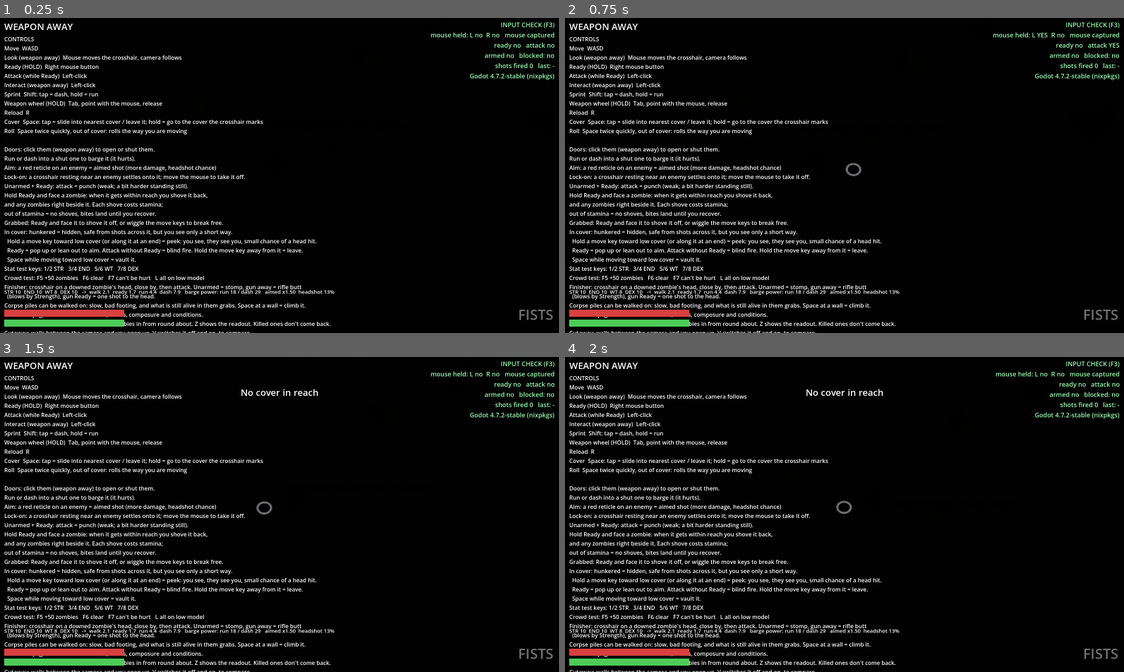
Above: before the commit, frames 1-4 (two rows, left to right).
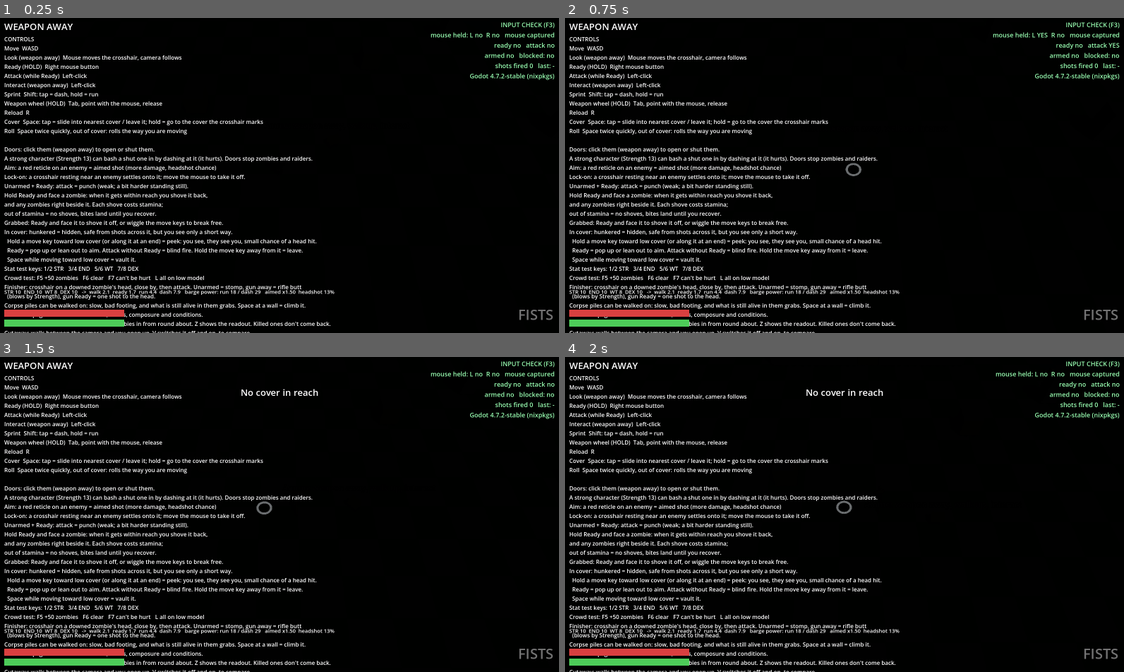
Above: after the commit, the same moments.

Repository: RuneTV64/twinsticksofdepth
Game: Godot game, scene res://main.tscn
The game is run twice, just before and just after one commit, with the same random seed, the same clock (stepped at 60 frames per second) and the same inputs.
Inputs (mouse positions are in pixels of both pictures, inside the frame that each line leads up to):
- Up to frame 1 (0.25 s): no input
- Up to frame 2 (0.75 s): tap Enter at 0.5 s; move the mouse to (878, 172) at 0.52 s; press the mouse at (878, 172) at 0.53 s; hold W (move_up) from 0.53 s (still down)
- Up to frame 3 (1.5 s): keep holding W (move_up); tap Space (cover) at 0.8, 1.35 s; move the mouse to (251, 514) at 1.27 s; release the mouse at (251, 514) at 1.28 s
- Up to frame 4 (2 s): keep holding W (move_up); click (816, 514) at 1.55 s

The runs differ from the first frame. In frame 1, 0.5% of the frame differs, in the area x 0-56%, y 43-46%; in frame 2, 0.5%; in frame 3, 0.5%; in frame 4, 0.5%.

Commit message:
Doors: only a bash opens one by force, and they stop zombies and raiders
Running into a door does nothing. A dash into it by a character with
Strength 13 or more bashes it (a stand-in for the ability to come). Shut
doors no longer give way to zombies or raiders.

Co-Authored-By: Claude Fable 5.2 <noreply@anthropic.com>
Claude-Session: https://claude.ai/code/session_016fBGAUWu2qzw7nE8geQqSy

Diff:
--- a/door.gd
+++ b/door.gd
@@ -3,10 +3,11 @@
 ## Hinged door. This node sits on the hinge; the panel runs along local +X.
 ## The collision body is a child of the hinge, so it swings with the door you see.
 ##  - Click it (interact, weapon away) to open or close it. Walking into it does nothing for the player
-##    (owner, 20 Nov 2026). Zombies and raiders still shoulder it open as they walk into it.
-##  - Run or dash into a shut door to barge it. Power = (STR + WT) x speed. If the power beats
+##    (owner, 20 Nov 2026). A shut door stops zombies and raiders.
+##  - Bashing: a character strong enough (Player.can_bash) dashes into a shut door. Running into it does
+##    nothing. Power = (STR + WT) x speed. If the power beats
 ##    the door's toughness it slams open, but it still hurts. If not, you bounce off and hurt more.
-##  - Locked doors won't open to a click. Barge them; every failed barge weakens them a bit.
+##  - Locked doors won't open to a click. Bash them; every failed bash weakens them a bit.
 
 @export var width := 1.6
 @export var height := 2.3
@@ -134,13 +135,14 @@
 
 func prompt_text(_p: Player) -> String:
 	if locked and is_shut():
-		return "Locked (barge it: run or dash into it)"
+		return "Locked (bash it: dash into it)" if _p.can_bash() else "Locked (you aren't strong enough to bash it in)"
 	return "Open door" if is_shut() else "Close door"
 
 
 func interact(p: Player) -> void:
 	if locked and is_shut():
-		p.show_status("Locked tight. Run or dash into it to barge it open.", 2.0)
+		p.show_status("Locked tight. Dash into it to bash it in." if p.can_bash()
+			else "Locked tight, and you aren't strong enough to bash it in.", 2.0)
 		return
 	_push_vel = 0.0
 	_has_target = true
--- a/enemy.gd
+++ b/enemy.gd
@@ -618,8 +618,10 @@
 				continue
 			var n := get_slide_collision(i).get_normal()
 			if col.has_meta("door"):
-				var door: Door = col.get_meta("door")
-				door.push(global_position, -Vector3(n.x, 0.0, n.z).normalized(), move_speed)
+				# A shut door stops it (owner, 20 Nov 2026). It presses on it like on a wall.
+				if kind == "shambler" and going.dot(-n) > 0.5:
+					pressed = true
+					_press_n = Vector3(n.x, 0.0, n.z).normalized()
 			elif kind == "shambler" and col is StaticBody3D and absf(n.y) < 0.5 and going.dot(-n) > 0.5:
 				pressed = true
 				_press_box = Cover.box_of(col)
--- a/hud.gd
+++ b/hud.gd
@@ -35,7 +35,7 @@
 
 const HELP_TAIL := """
 Doors: click them (weapon away) to open or shut them.
-Run or dash into a shut one to barge it (it hurts).
+A strong character (Strength 13) can bash a shut one in by dashing at it (it hurts). Doors stop zombies and raiders.
 Aim: a red reticle on an enemy = aimed shot (more damage, headshot chance)
 Lock-on: a crosshair resting near an enemy settles onto it; move the mouse to take it off.
 Unarmed + Ready: attack = punch (weak; a bit harder standing still).
--- a/main.gd
+++ b/main.gd
@@ -385,7 +385,7 @@
 
 	_sign(Vector3(3, 1.6, 4), "Ammo: weapon away, walk up, interact")
 	_sign(Vector3(0, 3.2, -9.6), "Click the door to open it")
-	_sign(Vector3(7.6, 3.2, -16), "Locked: dash into it")
+	_sign(Vector3(7.6, 3.2, -16), "Locked: bash it (Strength 13, dash)")
 	_sign(Vector3(-15, 3.0, 2), "Dummies")
 	_sign(Vector3(20, 3.0, 0), "Shamblers")
 	_sign(Vector3(0, 3.4, -38), "Cul-de-sac ahead: ammo is in some of the houses")
--- a/player.gd
+++ b/player.gd
@@ -10,7 +10,7 @@
 ##    pops you out to aim; attack without Ready fires blind. See the Cover section below and cover.gd.
 ##  READY (hold right-click / Q): the mouse sets facing, the camera
 ##    leads toward the aim point. Attack button attacks. Slower, no running (dash still works).
-## Doors: click one (weapon away) to open or close it; run or dash into a shut one to barge it.
+## Doors: click one (weapon away) to open or close it. A strong character can bash a shut one in by dashing at it.
 
 # ---------- Stats ----------
 # The character sheet (character_sheet.gd) holds the attributes, needs, composure and conditions. There is no
@@ -155,6 +155,7 @@
 @export var shot_cam_kick := 0.3        # meters the camera jolts back per shot
 @export var shot_noise_range := 30.0    # meters; enemies this close hear a shot and come looking
 @export var barge_noise_range := 14.0   # ... a door barged
+@export var bash_strength := 13.0       # Strength needed to bash a door in (stands in for the ability to come)
 @export var stomp_noise_range := 5.0    # ... a skull stomped or clubbed
 @export var bash_damage := 12.0
 
@@ -1554,10 +1555,17 @@
 			continue
 		into = into.normalized()
 		var spd := pre_vel.dot(into)
-		if spd >= barge_min_speed and _barge_cd <= 0.0 and door.is_shut():
+		# Only a bash opens a door by force: a dash into it, by someone strong enough. Running into one does
+		# nothing. (Bashing is to become an ability strong characters unlock or learn; Strength stands in for it.)
+		if _dash_t > 0.0 and can_bash() and spd >= barge_min_speed and _barge_cd <= 0.0 and door.is_shut():
 			_barge(door, spd, into)
 			return
 		# (Walking into a door no longer pushes it: you open and close doors by clicking them. Owner, 20 Nov 2026.)
+
+
+## Can this character bash a door in? A stand-in for the ability: Strength of bash_strength or more.
+func can_bash() -> bool:
+	return strength >= bash_strength
 
 
 func _barge(door: Door, spd: float, into: Vector3) -> void:
--- a/raider.gd
+++ b/raider.gd
@@ -316,8 +316,7 @@
 			continue
 		var n := get_slide_collision(i).get_normal()
 		if col.has_meta("door"):
-			var door: Door = col.get_meta("door")
-			door.push(global_position, -Vector3(n.x, 0.0, n.z).normalized(), walk_speed)
+			pass   # a shut door stops it (owner, 20 Nov 2026)
 		elif col is StaticBody3D and absf(n.y) < 0.5 and going != Vector3.ZERO and going.dot(-n) > 0.6 \
 				and not in_cover and _detour_t <= 0.0:
 			_get_past(Cover.box_of(col), Vector3(n.x, 0.0, n.z).normalized(), going)
Not shown, changed: CLAUDE.md
